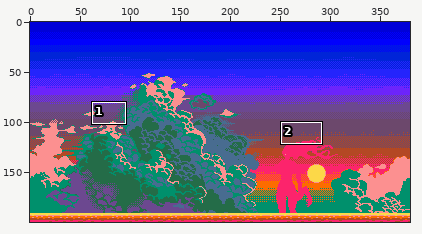
Two versions of one sprite sheet, assets/stage1_bga_b.png. The picture above shows the old version from afar; the outline marks the close-up.
Close-up. Before the edit:
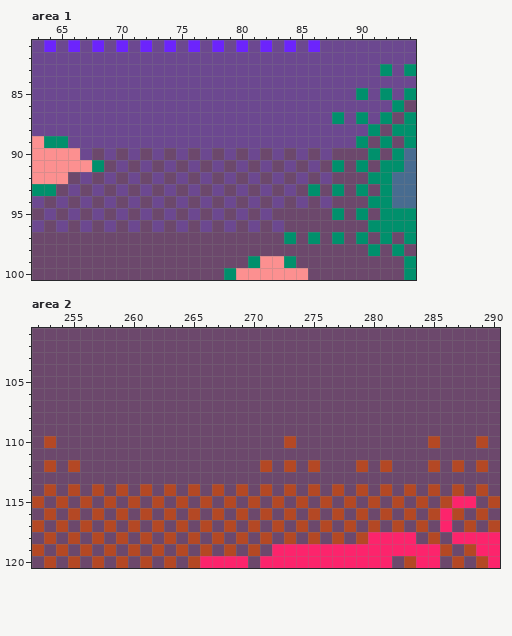
The file is 380x200 pixels. Shown: area 1: x 63..94, y 81..100; area 2: x 252..290, y 101..120. The commit also changed other parts of the picture, which this record leaves out.
The result:
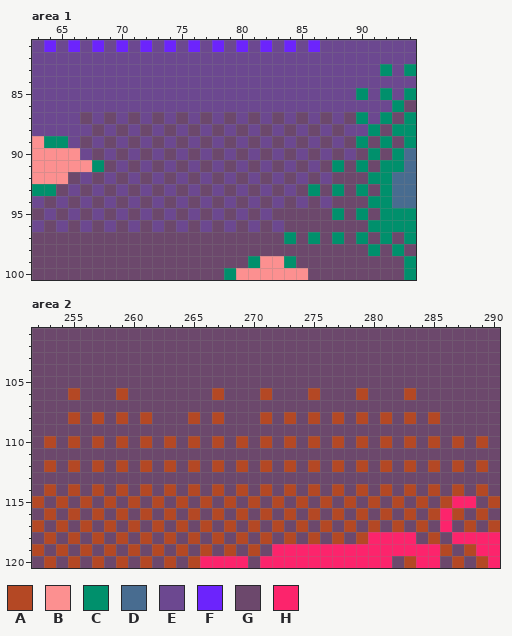
Palette (. is transparent): A #b44824  B #fc9090  C #00906c  D #486c90  E #6c4890  F #6c24fc  G #6c486c  H #fc246c
What changed:
Area 1:
y 87: x 67 E -> G; x 69 E -> G; x 71 E -> G; x 73 E -> G; x 75 E -> G; x 77 E -> G; x 79 E -> G; x 81 E -> G; x 83 E -> G; x 85 E -> G; x 87..89 ECE -> GEG
y 88: x 68 E -> G; x 70 E -> G; x 72 E -> G; x 74 E -> G; x 76 E -> G; x 78 E -> G; x 80 E -> G; x 82 E -> G; x 84 E -> G; x 86 E -> G; x 88 E -> G
y 89: x 67 E -> G; x 69 E -> G; x 71 E -> G; x 73 E -> G; x 75 E -> G; x 77 E -> G; x 79 E -> G; x 81 E -> G; x 83 E -> G; x 85 E -> G; x 87 E -> G; x 89 E -> G
y 90: x 89 G -> E
Area 2:
y 106: x 255 G -> A; x 259 G -> A; x 267 G -> A; x 271 G -> A; x 275 G -> A; x 279 G -> A; x 283 G -> A
y 108: x 255 G -> A; x 257 G -> A; x 259 G -> A; x 261 G -> A; x 265 G -> A; x 267 G -> A; x 271 G -> A; x 273 G -> A; x 275 G -> A; x 277 G -> A; x 279 G -> A; x 281 G -> A; x 283 G -> A; x 285 G -> A
y 110: x 255 G -> A; x 257 G -> A; x 259 G -> A; x 261 G -> A; x 263 G -> A; x 265 G -> A; x 267 G -> A; x 269 G -> A; x 271 G -> A; x 275 G -> A; x 277 G -> A; x 279 G -> A; x 281 G -> A; x 283 G -> A; x 287 G -> A
y 112: x 257 G -> A; x 259 G -> A; x 261 G -> A; x 263 G -> A; x 265 G -> A; x 267 G -> A; x 269 G -> A; x 277 G -> A; x 283 G -> A
Boxes around the changes in both close-ups, in picture pixels (x1, y1, x2, y2):
changed: (80, 112, 356, 160)
changed: (68, 388, 464, 472)
